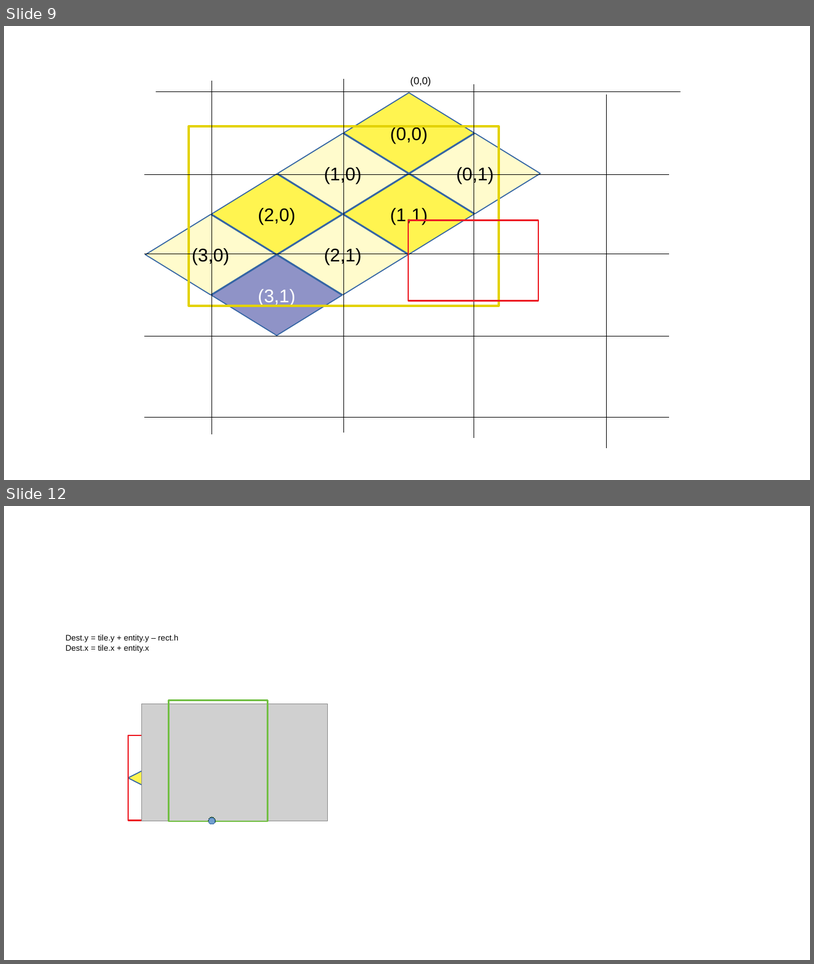
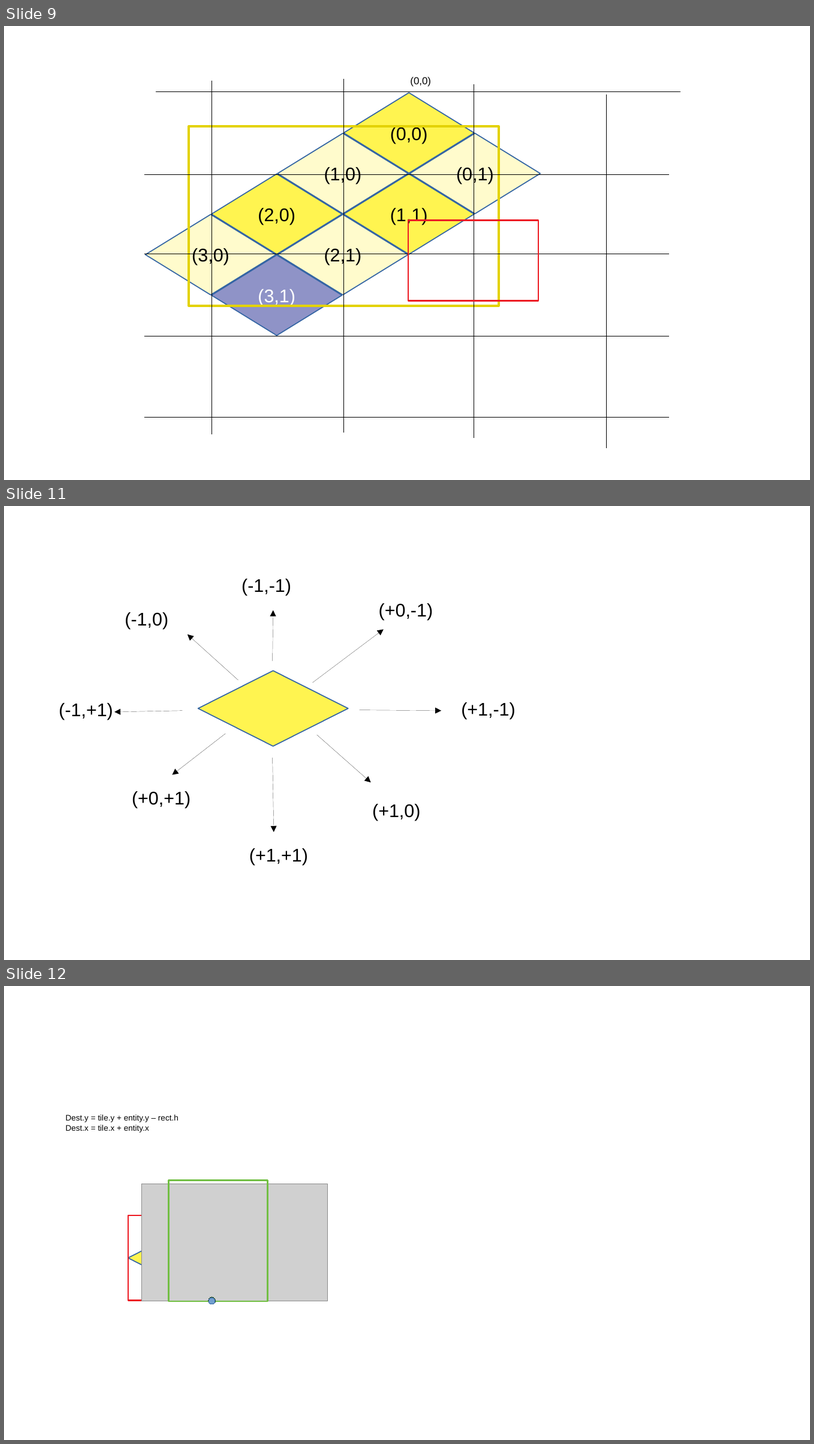
Before and after one commit to santiaaba/isometric, a slide deck: doc/analisis.odp. Shown one above the other, each under a label of ours: slides 9 and 12 before the commit, slides 9, 11 and 12 after it; the slides between them are not shown. The pictures are 814x964 and 814x1444 pixels, drawn with LibreOffice and Linux fonts; fonts in the diff are those of the drawing; grey boxes stand for pictures. Boxes give left, top, right and bottom in pixels: in the first picture for what was removed or moved away, otherwise in the second. Text is boxed around its words. In the diff, an @@ line names an element or a change of style, - is before the commit and + after.

```diff
--- a/doc/analisis.odp
+++ b/doc/analisis.odp
@@ slide 11 added at (4,506,810,960), background #FFFFFF @@
@@ text added at (242,579,291,595), 18 pt, text #000000 @@
+(-1,-1)
@@ text added at (125,612,168,629), 18 pt, text #000000 @@
+(-1,0)
@@ arrow added from (273, 661) to (273, 610), #000000 0 pt @@
@@ text added at (379,603,434,620), 18 pt, text #000000 @@
+(+0,-1)
@@ arrow added from (313, 682) to (384, 629), #000000 0 pt @@
@@ arrow added from (238, 680) to (188, 634), #000000 0 pt @@
@@ diamond added at (198,670,348,746), fill #FFF450, outline #3465A4 0.99 pt @@
@@ text added at (59,703,113,720), 18 pt, text #000000 @@
+(-1,+1)
@@ text added at (461,702,516,719), 18 pt, text #000000 @@
+(+1,-1)
@@ arrow added from (183, 711) to (114, 712), #000000 0 pt @@
@@ arrow added from (360, 710) to (441, 711), #000000 0 pt @@
@@ arrow added from (226, 733) to (173, 775), #000000 0 pt @@
@@ arrow added from (317, 735) to (371, 783), #000000 0 pt @@
@@ arrow added from (273, 758) to (274, 832), #000000 0 pt @@
@@ text added at (132,791,191,808), 18 pt, text #000000 @@
+(+0,+1)
@@ text added at (372,804,420,820), 18 pt, text #000000 @@
+(+1,0)
@@ text added at (249,848,308,864), 18 pt, text #000000 @@
+(+1,+1)
```
Also in this commit, not shown: 4 slides changed, 1 other slide added, 2 slides removed, 25 other files.
